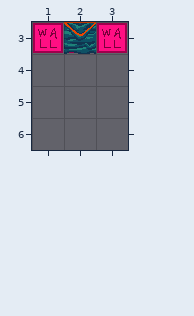
Two versions of a level (Tiled map, Assets/Maps/Tilemaps/forest-automap/rule_29.tmx). The first picture shows the starting point.
Cells are 32x32 px. Shown: x 1..3, y 3..6. The old version is drawn lined up with the new one.
New version:
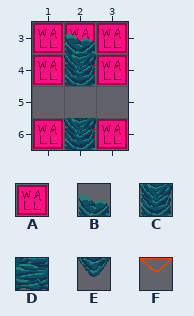
Key: from "forest-terrain": A 7, B 38, C 46, D 51, E 59; from "wall-collisions": F 4.
_ is an empty cell.
Tiles of an added or newly shown layer are drawn over the layers below it.
The author wrote: new tile variations and rules fixing seams
From old to new:
everything moved by +0,+2 cells (the old picture is shown already moved)
Layer "regions":
y 4: x 1..3 ___ -> AAA
y 6: x 1..3 ___ -> AAA
Layer "input_walls_full" (removed):
y 3: x 2 D -> _
Layer "output_walls_full" (removed):
y 3: x 2 E -> _
Layer "output_wall_collision" (removed):
y 3: x 2 F -> _
Layer "input_wall_layout" (added):
y 4: x 2 _ -> A
y 6: x 2 _ -> A
Layer "output_walls" (added):
y 3: x 2 _ -> B
y 4: x 2 _ -> C
y 6: x 2 _ -> C
Changed places in both pictures, as pixel boxes (x1, y1, x2, y2):
changed: (33, 22, 127, 86)
added: (33, 118, 127, 150)
